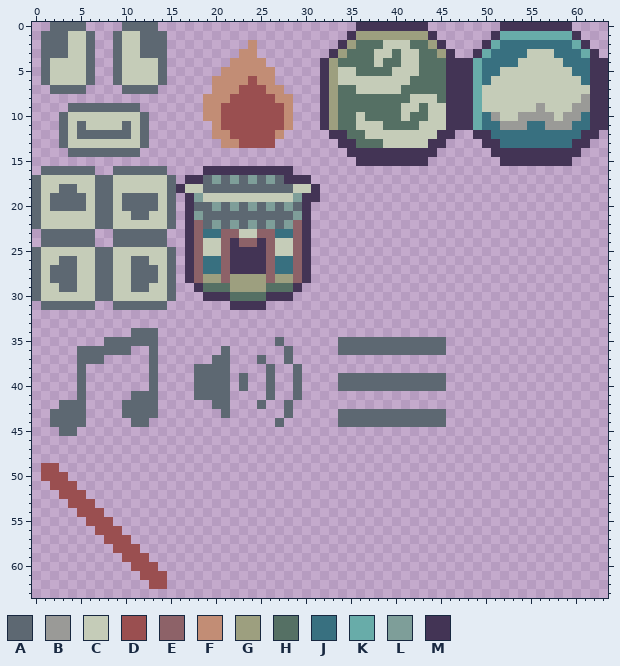
Two versions of one pixel-art sprite, src/ui/icons.png. Above is the file before it was changed.
The file is 64x64 pixels.
Palette (. is transparent): A #5d6872  B #9a9a97  C #c5ccb8  D #9a4f50  E #8d6268  F #c28d75  G #9d9f7f  H #557064  J #387080  K #68aca9  L #7e9e99  M #433455
Pixels before (only the part around the change), first column x 0:
 0 ..AAAA....AAAA......................MMMMMMMM........
 1 .AAACCA..ACCAAA....................MGGGGGGGGM......M
 2 .AAACCA..ACCAAA.........F.........MGHHHCCCHHGM....MK
 3 .AAACCA..ACCAAA........FF........MGHHHCCHCCHHGM..MKJ
 4 .ACCCCA..ACCCCA.......FFFF......MGHHHHCHHCCHHHMMMKJJ
 5 .ACCCCA..ACCCCA......FFFFFF.....MGCCHHHHCCCHHHMMMKJJ
 6 .ACCCCA..ACCCCA.....FFFFDFF.....MGCCCCCCCCHHHHMMMKJC
 7 ..AAAA....AAAA......FFFDDDFF....MGHHCCCCCHHHHHMMMKCC
 8 ...................FFFDDDDDFF...MGHHHHHHHHCCCHMMMKCC
 9 ....AAAAAAAA.......FFDDDDDDDF...MGHHHHHHHCCHCCMMMKCC
10 ...ACCCCCCCCA......FFDDDDDDDF...MGHHCHHHHCHHCCMMMKJB
11 ...ACACCCCACA.......FDDDDDDDF...MGHHCCCHHHHCCCMMMKJJ
12 ...ACAAAAAACA.......FFDDDDDF.....MMHHCCCCCCCCMM..MMJ
13 ...ACCCCCCCCA........FFDDDD.......MMHHHCCCCCMM....MM
14 ....AAAAAAAA.......................MMMMMMMMMM......M
15 ....................................MMMMMMMM........
16 .AAAAAA..AAAAAA....MMMMMMMMMM.......................
17 ACCCCCCAACCCCCCA.MMALALALALAMMM.....................
18 ACCAACCAACCCCCCAMCCAAAAAAAAAACCM....................
19 ACAAAACAACAAAACA.MLCCCCCCCCCCLMM....................
20 ACAAAACAACAAAACA.MAALALALALALAM.....................
21 ACCCCCCAACCAACCA.MLAAAAAAAAAALM.....................
22 ACCCCCCAACCCCCCA.MEALALALALALEM.....................
23 .AAAAAA..AAAAAA..MEJJEECCEEJJEM.....................
24 .AAAAAA..AAAAAA..MECCEMEEMECCEM.....................
25 ACCCCCCAACCCCCCA.MECCEMMMMECCEM.....................
26 ACCAACCAACCAACCA.MEJJEMMMMEJJEM.....................
27 ACAAACCAACCAAACA.MEJJEMMMMEJJEM.....................
28 ACAAACCAACCAAACA.MEGGEGGGGEGGEM.....................
29 ACCAACCAACCAACCA..MHHHGGGGHHHM......................
30 ACCCCCCAACCCCCCA...MMMHHHHMMM.......................
31 .AAAAAA..AAAAAA.......MMMM..........................
32 ....................................................
33 ....................................................
34 ...........AAA......................................
35 ........AAAAAA.............A......AAAAAAAAAAAA......
36 .....AAAAAA..A.......A......A.....AAAAAAAAAAAA......
37 .....AAA.....A......AA...A..A.......................
38 .....A.......A....AAAA....A..A......................
39 .....A.......A....AAAA.A..A..A....AAAAAAAAAAAA......
40 .....A.......A....AAAA.A..A..A....AAAAAAAAAAAA......
41 .....A.....AAA....AAAA....A..A......................
42 ...AAA....AAAA......AA...A..A.......................
43 ..AAAA....AAAA.......A......A.....AAAAAAAAAAAA......
44 ..AAAA.....AA..............A......AAAAAAAAAAAA......
45 ...AA...............................................
46 ....................................................
47 ....................................................
48 ....................................................
49 .DD.................................................
50 .DDD................................................
51 ..DDD...............................................
52 ...DDD..............................................
53 ....DDD.............................................
54 .....DDD............................................
55 ......DDD...........................................
56 .......DDD..........................................
57 ........DDD.........................................
58 .........DDD........................................
59 ..........DDD.......................................
60 ...........DDD......................................
61 ............DDD.....................................
62 .............DD.....................................
63 ....................................................
The result:
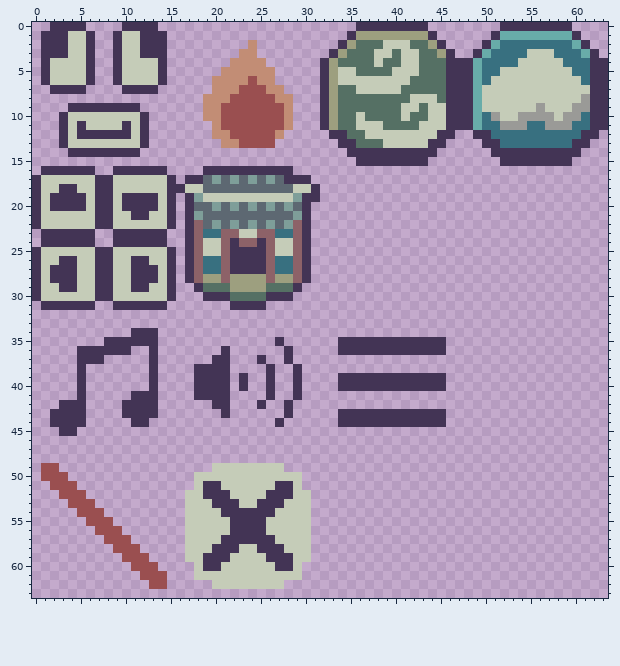
Difference:
Changed rows in their new state; - is an unchanged pixel.
first column x 0:
 0 --MMMM----MMMM--------------------------------
 1 -MMM--M--M--MMM-------------------------------
 2 -MMM--M--M--MMM-------------------------------
 3 -MMM--M--M--MMM-------------------------------
 4 -M----M--M----M-------------------------------
 5 -M----M--M----M-------------------------------
 6 -M----M--M----M-------------------------------
 7 --MMMM----MMMM--------------------------------
 9 ----MMMMMMMM----------------------------------
10 ---M--------M---------------------------------
11 ---M-M----M-M---------------------------------
12 ---M-MMMMMM-M---------------------------------
13 ---M--------M---------------------------------
14 ----MMMMMMMM----------------------------------
16 -MMMMMM--MMMMMM-------------------------------
17 M------MM------M------------------------------
18 M--MM--MM------M------------------------------
19 M-MMMM-MM-MMMM-M------------------------------
20 M-MMMM-MM-MMMM-M------------------------------
21 M------MM--MM--M------------------------------
22 M------MM------M------------------------------
23 -MMMMMM--MMMMMM-------------------------------
24 -MMMMMM--MMMMMM-------------------------------
25 M------MM------M------------------------------
26 M--MM--MM--MM--M------------------------------
27 M-MMM--MM--MMM-M------------------------------
28 M-MMM--MM--MMM-M------------------------------
29 M--MM--MM--MM--M------------------------------
30 M------MM------M------------------------------
31 -MMMMMM--MMMMMM-------------------------------
34 -----------MMM--------------------------------
35 --------MMMMMM-------------M------MMMMMMMMMMMM
36 -----MMMMMM--M-------M------M-----MMMMMMMMMMMM
37 -----MMM-----M------MM---M--M-----------------
38 -----M-------M----MMMM----M--M----------------
39 -----M-------M----MMMM-M--M--M----MMMMMMMMMMMM
40 -----M-------M----MMMM-M--M--M----MMMMMMMMMMMM
41 -----M-----MMM----MMMM----M--M----------------
42 ---MMM----MMMM------MM---M--M-----------------
43 --MMMM----MMMM-------M------M-----MMMMMMMMMMMM
44 --MMMM-----MM--------------M------MMMMMMMMMMMM
45 ---MM-----------------------------------------
first column x 17:
49 ---CCCCCCCC---
50 -CCCCCCCCCCCC-
51 -CMMCCCCCCMMC-
52 CCMMMCCCCMMMCC
53 CCCMMMCCMMMCCC
54 CCCCMMMMMMCCCC
55 CCCCCMMMMCCCCC
56 CCCCCMMMMCCCCC
57 CCCCMMMMMMCCCC
58 CCCMMMCCMMMCCC
59 CCMMMCCCCMMMCC
60 -CMMCCCCCCMMC-
61 -CCCCCCCCCCCC-
62 ---CCCCCCCC---
Changed places in both pictures, as pixel boxes (x1, y1, x2, y2):
changed: (32, 22, 176, 436)
changed: (194, 337, 302, 427)
changed: (338, 337, 446, 427)
added: (185, 463, 311, 589)
